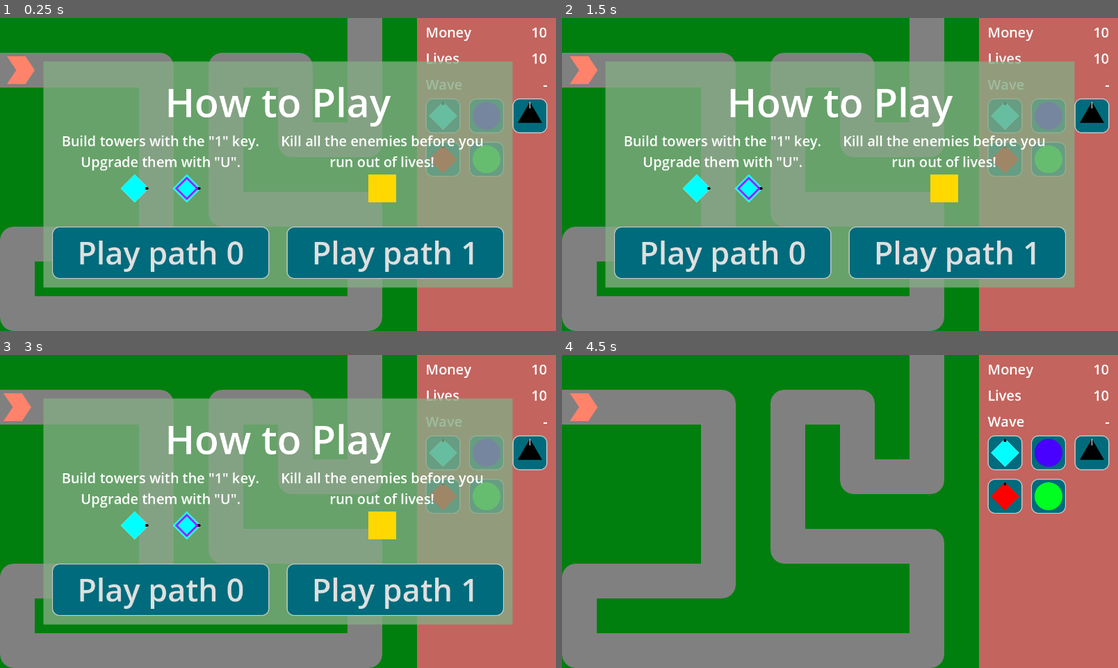
Above: before the commit, frames 1-4 (two rows, left to right).
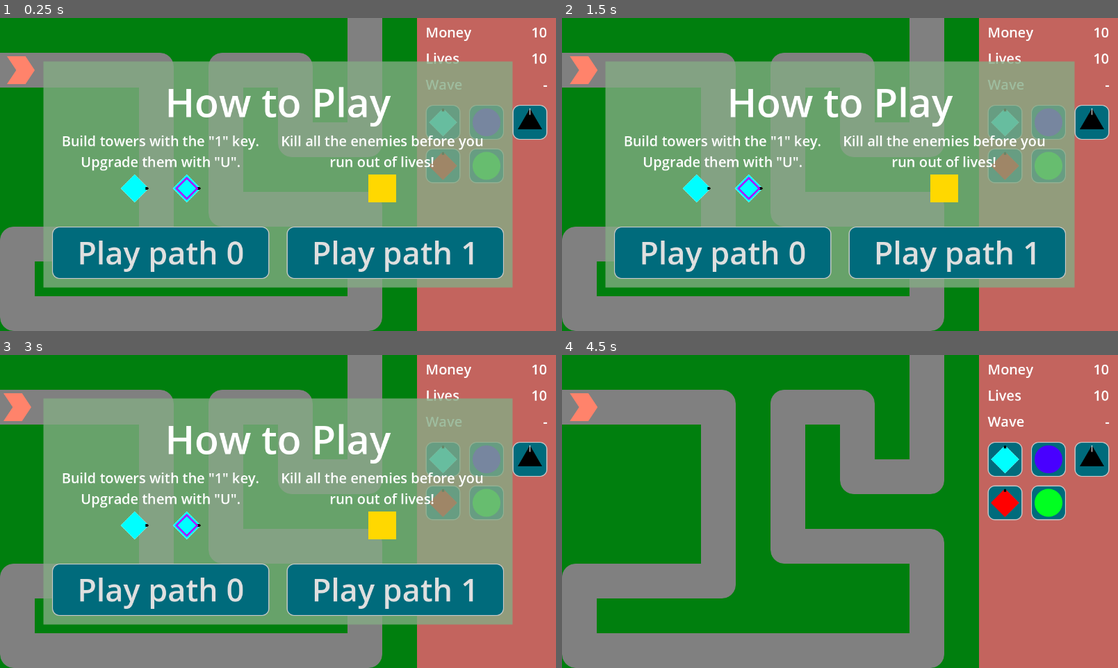
Above: after the commit, the same moments.

Repository: phrasmotica/godot-tower-defence
Game: Godot game, scene res://scenes/game.tscn
The game is run twice, just before and just after one commit, with the same random seed, the same clock (stepped at 60 frames per second) and the same inputs.
Inputs (mouse positions are in pixels of both pictures, inside the frame that each line leads up to; where the layout moved, square brackets give the same spot in the first picture):
- Up to frame 1 (0.25 s): no input
- Up to frame 2 (1.5 s): click (1006, 121) [1006, 115] at 0.5 s; click (1051, 121) [1051, 115] at 1.25 s
- Up to frame 3 (3 s): click (528, 458) [528, 452] at 2 s; click (444, 502) [444, 495] at 2.75 s
- Up to frame 4 (4.5 s): click (1051, 502) [1051, 495] at 3.5 s; click "Play path 0" at 4.25 s

The runs differ from the first frame. In frame 1, 2.0% of the frame differs, in the area x 76-99%, y 25-53%; in frame 2, 2.0%; in frame 3, 2.0%; in frame 4, 2.5%.

Commit message:
Subdivide game UI scene further

Diff:
--- a/scenes/ui/game_ui.tscn
+++ b/scenes/ui/game_ui.tscn
@@ -89,21 +89,26 @@
 offset_right = 320.0
 offset_bottom = 720.0
 script = ExtResource("1_7yk5n")
-money_label = NodePath("PanelContainer/MarginContainer/VBoxContainer/Labels/MoneyLabel")
-lives_label = NodePath("PanelContainer/MarginContainer/VBoxContainer/Labels/LivesLabel")
-wave_label = NodePath("PanelContainer/MarginContainer/VBoxContainer/Labels/WaveLabel")
-create_tower_buttons = [NodePath("PanelContainer/MarginContainer/VBoxContainer/TowerButtons/GunTowerButton"), NodePath("PanelContainer/MarginContainer/VBoxContainer/TowerButtons/SlowTowerButton"), NodePath("PanelContainer/MarginContainer/VBoxContainer/TowerButtons/CannonTowerButton"), NodePath("PanelContainer/MarginContainer/VBoxContainer/TowerButtons/SniperTowerButton"), NodePath("PanelContainer/MarginContainer/VBoxContainer/TowerButtons/PoisonTowerButton")]
+money_label = NodePath("ScoreUI/PanelContainer/MarginContainer/VBoxContainer/Labels/MoneyLabel")
+lives_label = NodePath("ScoreUI/PanelContainer/MarginContainer/VBoxContainer/Labels/LivesLabel")
+wave_label = NodePath("ScoreUI/PanelContainer/MarginContainer/VBoxContainer/Labels/WaveLabel")
+create_tower_buttons = [NodePath("CreateTowerUI/PanelContainer/MarginContainer/GridContainer/GunTowerButton"), NodePath("CreateTowerUI/PanelContainer/MarginContainer/GridContainer/SlowTowerButton"), NodePath("CreateTowerUI/PanelContainer/MarginContainer/GridContainer/CannonTowerButton"), NodePath("CreateTowerUI/PanelContainer/MarginContainer/GridContainer/SniperTowerButton"), NodePath("CreateTowerUI/PanelContainer/MarginContainer/GridContainer/PoisonTowerButton")]
 tower_ui = NodePath("TowerUI")
 animation_player = NodePath("AnimationPlayer")
 
-[node name="PanelContainer" type="PanelContainer" parent="."]
-layout_mode = 0
-offset_right = 320.0
-offset_bottom = 720.0
+[node name="ScoreUI" type="Control" parent="."]
+anchors_preset = 0
+offset_right = 320.0
+offset_bottom = 200.0
+
+[node name="PanelContainer" type="PanelContainer" parent="ScoreUI"]
+layout_mode = 0
+offset_right = 320.0
+offset_bottom = 200.0
 theme = ExtResource("1_px4ul")
 theme_type_variation = &"FlatPanelContainer"
 
-[node name="MarginContainer" type="MarginContainer" parent="PanelContainer"]
+[node name="MarginContainer" type="MarginContainer" parent="ScoreUI/PanelContainer"]
 layout_mode = 2
 theme = ExtResource("1_px4ul")
 theme_override_constants/margin_left = 20
@@ -111,67 +116,84 @@
 theme_override_constants/margin_right = 20
 theme_override_constants/margin_bottom = 20
 
-[node name="VBoxContainer" type="VBoxContainer" parent="PanelContainer/MarginContainer"]
+[node name="VBoxContainer" type="VBoxContainer" parent="ScoreUI/PanelContainer/MarginContainer"]
 layout_mode = 2
 theme_override_constants/separation = 10
 
-[node name="Labels" type="Control" parent="PanelContainer/MarginContainer/VBoxContainer"]
+[node name="Labels" type="Control" parent="ScoreUI/PanelContainer/MarginContainer/VBoxContainer"]
 custom_minimum_size = Vector2(0, 165)
 layout_mode = 2
 
-[node name="MoneyLabel" parent="PanelContainer/MarginContainer/VBoxContainer/Labels" instance=ExtResource("3_lsnv8")]
-layout_mode = 0
-
-[node name="LivesLabel" parent="PanelContainer/MarginContainer/VBoxContainer/Labels" instance=ExtResource("3_lsnv8")]
+[node name="MoneyLabel" parent="ScoreUI/PanelContainer/MarginContainer/VBoxContainer/Labels" instance=ExtResource("3_lsnv8")]
+layout_mode = 0
+
+[node name="LivesLabel" parent="ScoreUI/PanelContainer/MarginContainer/VBoxContainer/Labels" instance=ExtResource("3_lsnv8")]
 offset_top = 60.0
 offset_bottom = 120.0
 text = "Lives"
 
-[node name="WaveLabel" parent="PanelContainer/MarginContainer/VBoxContainer/Labels" instance=ExtResource("3_lsnv8")]
+[node name="WaveLabel" parent="ScoreUI/PanelContainer/MarginContainer/VBoxContainer/Labels" instance=ExtResource("3_lsnv8")]
 offset_top = 120.0
 offset_bottom = 180.0
 text = "Wave"
 amount = 0
 default_text = "-"
 
-[node name="TowerButtons" type="Control" parent="PanelContainer/MarginContainer/VBoxContainer"]
-custom_minimum_size = Vector2(0, 180)
-layout_mode = 2
-
-[node name="GunTowerButton" parent="PanelContainer/MarginContainer/VBoxContainer/TowerButtons" instance=ExtResource("2_in1v2")]
-layout_mode = 0
+[node name="CreateTowerUI" type="Control" parent="."]
+anchors_preset = 0
+offset_top = 200.0
+offset_right = 320.0
+offset_bottom = 720.0
+
+[node name="PanelContainer" type="PanelContainer" parent="CreateTowerUI"]
+layout_mode = 0
+offset_right = 320.0
+offset_bottom = 520.0
+theme = ExtResource("1_px4ul")
+theme_type_variation = &"FlatPanelContainer"
+
+[node name="MarginContainer" type="MarginContainer" parent="CreateTowerUI/PanelContainer"]
+layout_mode = 2
+theme_override_constants/margin_left = 20
+theme_override_constants/margin_right = 20
+theme_override_constants/margin_bottom = 20
+
+[node name="GridContainer" type="GridContainer" parent="CreateTowerUI/PanelContainer/MarginContainer"]
+custom_minimum_size = Vector2(280, 2.08165e-12)
+layout_mode = 2
+theme_override_constants/h_separation = 20
+theme_override_constants/v_separation = 20
+columns = 3
+
+[node name="GunTowerButton" parent="CreateTowerUI/PanelContainer/MarginContainer/GridContainer" instance=ExtResource("2_in1v2")]
+custom_minimum_size = Vector2(80, 80)
+layout_mode = 2
 tower = ExtResource("2_86mwy")
 
-[node name="SlowTowerButton" parent="PanelContainer/MarginContainer/VBoxContainer/TowerButtons" instance=ExtResource("2_in1v2")]
-layout_mode = 0
-offset_left = 100.0
-offset_right = 180.0
+[node name="SlowTowerButton" parent="CreateTowerUI/PanelContainer/MarginContainer/GridContainer" instance=ExtResource("2_in1v2")]
+custom_minimum_size = Vector2(80, 80)
+layout_mode = 2
 icon = ExtResource("4_ydxgj")
 tower = ExtResource("5_0g4vg")
 action_name = &"tower_2"
 
-[node name="CannonTowerButton" parent="PanelContainer/MarginContainer/VBoxContainer/TowerButtons" instance=ExtResource("2_in1v2")]
-layout_mode = 0
-offset_left = 200.0
-offset_right = 280.0
+[node name="CannonTowerButton" parent="CreateTowerUI/PanelContainer/MarginContainer/GridContainer" instance=ExtResource("2_in1v2")]
+custom_minimum_size = Vector2(80, 80)
+layout_mode = 2
 icon = ExtResource("6_x8q0o")
 tower = ExtResource("7_b1mpf")
 action_name = &"tower_3"
 
-[node name="SniperTowerButton" parent="PanelContainer/MarginContainer/VBoxContainer/TowerButtons" instance=ExtResource("2_in1v2")]
-layout_mode = 0
-offset_top = 100.0
-offset_bottom = 180.0
+[node name="SniperTowerButton" parent="CreateTowerUI/PanelContainer/MarginContainer/GridContainer" instance=ExtResource("2_in1v2")]
+custom_minimum_size = Vector2(80, 80)
+layout_mode = 2
 icon = ExtResource("8_s1j88")
 tower = ExtResource("9_egjws")
 action_name = &"tower_4"
 
-[node name="PoisonTowerButton" parent="PanelContainer/MarginContainer/VBoxContainer/TowerButtons" instance=ExtResource("2_in1v2")]
-layout_mode = 0
-offset_left = 100.0
-offset_top = 100.0
-offset_right = 180.0
-offset_bottom = 180.0
+[node name="PoisonTowerButton" parent="CreateTowerUI/PanelContainer/MarginContainer/GridContainer" instance=ExtResource("2_in1v2")]
+custom_minimum_size = Vector2(80, 80)
+layout_mode = 2
 icon = ExtResource("10_gtikd")
 tower = ExtResource("11_sj5n7")
 action_name = &"tower_5"
@@ -186,11 +208,11 @@
 "": SubResource("AnimationLibrary_fjgy4")
 }
 
-[connection signal="create_tower" from="PanelContainer/MarginContainer/VBoxContainer/TowerButtons/GunTowerButton" to="." method="_on_tower_button_create_tower"]
-[connection signal="create_tower" from="PanelContainer/MarginContainer/VBoxContainer/TowerButtons/SlowTowerButton" to="." method="_on_tower_button_create_tower"]
-[connection signal="create_tower" from="PanelContainer/MarginContainer/VBoxContainer/TowerButtons/CannonTowerButton" to="." method="_on_tower_button_create_tower"]
-[connection signal="create_tower" from="PanelContainer/MarginContainer/VBoxContainer/TowerButtons/SniperTowerButton" to="." method="_on_tower_button_create_tower"]
-[connection signal="create_tower" from="PanelContainer/MarginContainer/VBoxContainer/TowerButtons/PoisonTowerButton" to="." method="_on_tower_button_create_tower"]
+[connection signal="create_tower" from="CreateTowerUI/PanelContainer/MarginContainer/GridContainer/GunTowerButton" to="." method="_on_tower_button_create_tower"]
+[connection signal="create_tower" from="CreateTowerUI/PanelContainer/MarginContainer/GridContainer/SlowTowerButton" to="." method="_on_tower_button_create_tower"]
+[connection signal="create_tower" from="CreateTowerUI/PanelContainer/MarginContainer/GridContainer/CannonTowerButton" to="." method="_on_tower_button_create_tower"]
+[connection signal="create_tower" from="CreateTowerUI/PanelContainer/MarginContainer/GridContainer/SniperTowerButton" to="." method="_on_tower_button_create_tower"]
+[connection signal="create_tower" from="CreateTowerUI/PanelContainer/MarginContainer/GridContainer/PoisonTowerButton" to="." method="_on_tower_button_create_tower"]
 [connection signal="cancel_tower" from="TowerUI" to="." method="_on_tower_ui_cancel_tower"]
 [connection signal="sell_tower" from="TowerUI" to="." method="_on_tower_ui_sell_tower"]
 [connection signal="upgrade_tower" from="TowerUI" to="." method="_on_tower_ui_upgrade_tower"]
